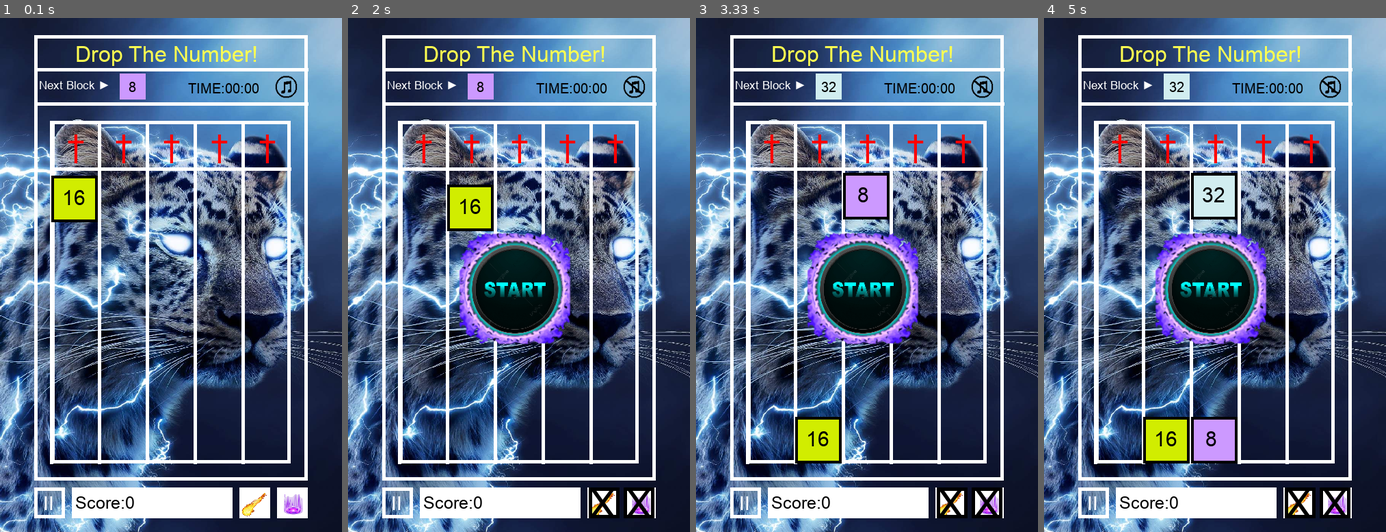
Above: before the commit, frames 1-4 (left to right).
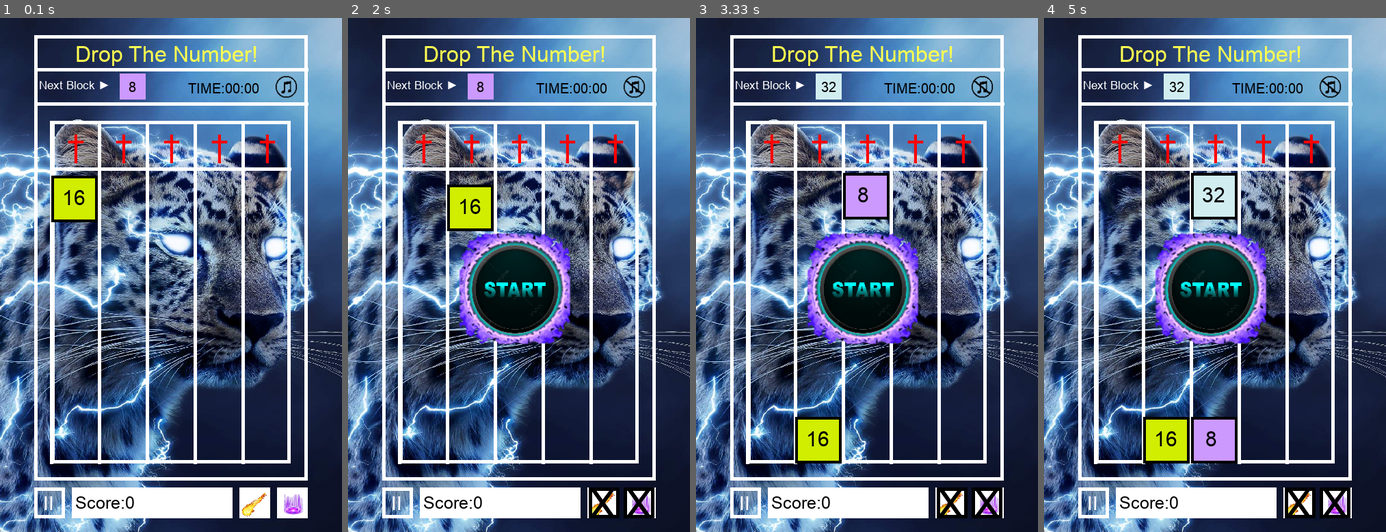
Above: after the commit, the same moments.

Repository: Allen-wa-ng/09170134githw1
Game: pygame game, started from game.py
Two runs of this game, one before a commit and one after it. Both use one fixed random seed, a clock stepped at 60 frames per second and the inputs below.
Inputs (mouse positions are in pixels of both pictures, inside the frame that each line leads up to):
- Up to frame 1 (0.1 s): no input
- Up to frame 2 (2 s): tap Enter at 0.33 s; tap V at 0.67, 1.48 s; click (635, 84) at 1.05 s; hold Right 1.33-1.8 s; tap H at 1.83 s
- Up to frame 3 (3.33 s): hold Right 2.17-2.63 s; hold Left 2.67-3.2 s; tap V at 2.82 s; hold Down from 3.23 s (still down)
- Up to frame 4 (5 s): release Down at 3.53 s; hold Left 3.57-3.97 s; hold Right 4-4.63 s; tap V at 4.15 s; hold Down from 4.67 s (still down)

The runs differ from the first frame. In frame 1, less than 0.1% of the frame differs, in the area x 80-87%, y 11-16%; in frame 2, 0.1%, in the area x 71-89%, y 11-97%; in frame 3, 0.1%; in frame 4, 0.1%.

Commit message:
fix pause icon

Diff:
--- a/game.py
+++ b/game.py
@@ -36,6 +36,10 @@
 
 
 ### Set global variables
+# check whether to cross during the pause
+blocked_hor = False
+blocked_vert = False
+# Cooldown time (s)
 cooldown_period=10
 #If mute
 mute = False
@@ -528,13 +532,8 @@
     else:
         image = pygame.image.load("mute-1.png")
         screen.blit(image, (402, 83))
-    screen.blit(image, (402, 83))
-    image = pygame.image.load("fire-4.png")
-    screen.blit(image, (343, 678))
-    image = pygame.image.load("vertical-2.png")
-    screen.blit(image, (404, 681))
-
-# Draw all text                cool_down_hor = time.time() - cooldown_time_hor
+
+# Draw all text
 def drawAllTexts():
     drawText('Drop The Number!', 'arial.ttf',32, (255,255,80), (110,35))
     drawText('Next Block ►','arial.ttf',17,white,(57,88))
@@ -550,6 +549,10 @@
             for block in lineOfBlocksY:
                 if not gameOver:
                     drawBlock(block[0], block[1], block[2])
+    image = pygame.image.load("vertical-2.png")
+    screen.blit(image, (404, 681))
+    image = pygame.image.load("fire-4.png")
+    screen.blit(image, (343, 678))
 
 # Draw time
 def drawTime():
@@ -585,20 +588,26 @@
 def drawNextBlock():
     pygame.draw.rect(screen, colorList[int(getBaseLog(2,nextNumber))-1], (175,81,38,38), 0)
     drawText(str(nextNumber),'arial.ttf',20,black,(168+25-len(str(nextNumber))*5,89))
+    global blocked_hor
+    global blocked_vert
     cdh = time.time() - cooldown_time_hor
     cdv = time.time() - cooldown_time_vert
     #Cool down hor X
     if cdh<cooldown_period and cdh!=0:
+        blocked_hor = True
         pygame.draw.rect(screen, black, (352,685,45,45), 5)
         drawText('X','arial.ttf',60,black,(352,675))
     elif not pause:
+        blocked_hor = False
         image = pygame.image.load("fire-4.png")
         screen.blit(image, (343, 678))
 
     if cdv<cooldown_period and cdv!=0:
+        blocked_vert = True
         pygame.draw.rect(screen, black, (403,685,45,45), 5)
         drawText('X','arial.ttf',60,black,(405,675))
     elif not pause:
+        blocked_vert = False
         image = pygame.image.load("vertical-2.png")
         screen.blit(image, (404, 681))
 
@@ -669,10 +678,18 @@
 
         # Draw pop pause button
         if pause:
+
             image = pygame.image.load("pause.png")
             screen.blit(image, (140, 290))
             image = pygame.image.load("ball-1.png")
             screen.blit(image, (142, 294))
+            #print(blocked_hor, " ",blocked_vert)
+            if blocked_hor:
+                pygame.draw.rect(screen, black, (352,685,45,45), 5)
+                drawText('X','arial.ttf',60,black,(352,675))
+            if blocked_vert:
+                pygame.draw.rect(screen, black, (403,685,45,45), 5)
+                drawText('X','arial.ttf',60,black,(405,675))
 
         # Flush draw buffer
         pygame.display.update()
@@ -729,7 +746,7 @@
                     super_vert()
         # Mouse event
         if event.type==pygame.MOUSEBUTTONDOWN:
-            print(pygame.mouse.get_pos())
+            #print(pygame.mouse.get_pos())
             mouseX = pygame.mouse.get_pos()[0]
             mouseY = pygame.mouse.get_pos()[1]
 
